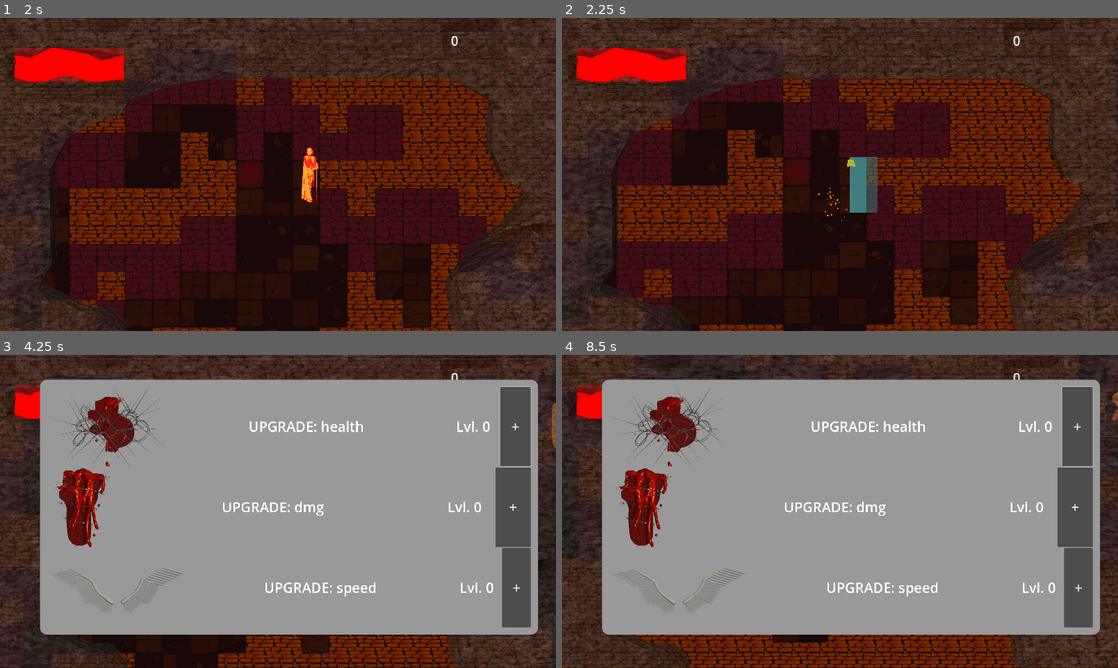
Above: before the commit, frames 1-4 (two rows, left to right).
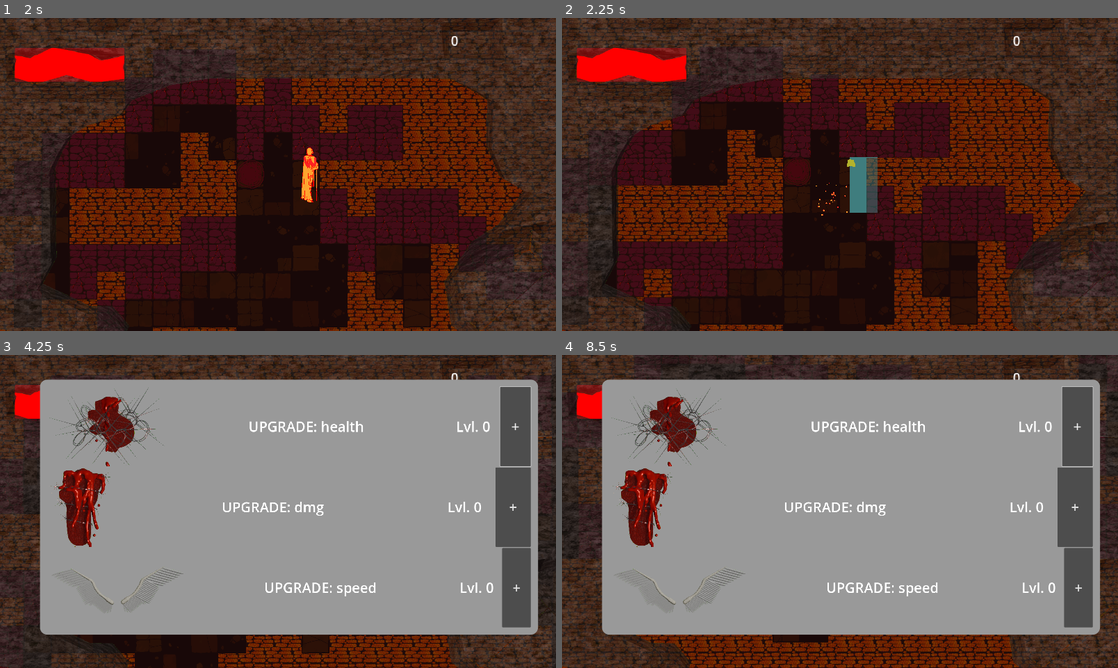
Above: after the commit, the same moments.

Repository: jible/capstone
Game: Godot game, scene res://scenes/testScenes/main_menu.tscn
The game is run twice, just before and just after one commit, with the same random seed, the same clock (stepped at 60 frames per second) and the same inputs. The engine's default icon, where the game draws it, is replaced by a stand-in: a white triangle on a blue panel in a dark square.
Inputs (mouse positions are in pixels of both pictures, inside the frame that each line leads up to):
- Up to frame 1 (2 s): click (278, 252) at 0.5 s; move the mouse to (400, 158) at 1.27 s; hold Right (right) from 1.28 s (still down); hold Space (attack) from 1.28 s (still down)
- Up to frame 2 (2.25 s): move the mouse to (728, 190) at 2.02 s; release Right (right) at 2.03 s; release Space (attack) at 2.03 s; hold Down (down) from 2.03 s (still down); tap Space (attack) at 2.1 s
- Up to frame 3 (4.25 s): move the mouse to (333, 442) at 2.77 s; release Down (down) at 2.78 s; hold Right (right) 2.78-3.53 s; hold Space (attack) 2.78-3.53 s; move the mouse to (250, 574) at 3.52 s; hold Tab (OpenUpgrades) from 3.53 s (still down); tap Space (attack) at 3.6 s
- Up to frame 4 (8.5 s): move the mouse to (1006, 558) at 4.27 s; release Tab (OpenUpgrades) at 4.28 s; hold Space (attack) 4.28-5.03 s; hold Left (left) 4.28-5.78 s; move the mouse to (673, 464) at 5.02 s; move the mouse to (867, 511) at 5.77 s; hold Down (down) 5.78-6.53 s; move the mouse to (756, 433) at 6.52 s; hold Right (right) 6.53-7.28 s; move the mouse to (962, 495) at 7.27 s; hold Tab (OpenUpgrades) 7.28-8.03 s; move the mouse to (728, 527) at 8.02 s; hold Right (right) from 8.03 s (still down); tap Space (attack) at 8.1 s

Frame 1 is identical in both runs. In frame 2, less than 0.1% of the frame differs, in the area x 45-52%, y 52-65%; in frame 3, 0.1%, in the area x 98-100%, y 15-30%; in frame 4, less than 0.1%.
Error after the commit: Invalid access to property or key '["name"]' on a base object of type 'Array'. (res://scripts/enemy_manager.gd:37)

Commit message:
broken
Need to swap to another branch to  show gameplay for meeting

Diff:
--- a/level_manager.gd
+++ b/level_manager.gd
@@ -2,8 +2,10 @@
 
 var current_level_index = 0
 var level_scene_reference
+var current_package
 
 func _ready():
+	update_current_package()
 	level_scene_reference = preload("res://scenes/prefabs/scene_config_package.tscn")
 	SignalBus.player_die.connect(reset_levels)
 
@@ -14,19 +16,36 @@
 	"lust_1",
 ]
 
+var default_enemy_package = {
+	"max_concurrent_enemies": 5,
+	"required_enemies" : 0,
+	"enemy_types":[
+		{
+			"name" : "infini_mouth",
+			"pool_size": 50,
+			"frequency": 1
+		}
+	]
+}
+
+
+var default_package = {
+	"name": "limbo_1",
+	"width": 100,
+	"height": 100,
+	"floor_tiles": 1200,
+	"gen_method": "walk",
+	"items" : [],
+	"end_distance": 100,
+	"tile_set": "path?",
+	"enemy_package": default_enemy_package,
+}
+
+
 var level_packages = {
 	# LIMBO SECTION
-
-	"limbo_1" : {
-		"name": "limbo_1",
-		"width": 100,
-		"height": 100,
-		"floor_tiles": 1200,
-		"gen_method": "walk",
-		"items" : [],
-		"end_distance": 100,
-		"tile_set": "path?"
-	},
+	# Limbo_1 can use the default for now. Modify it as you see fit.
+	"limbo_1" : {},
 	"limbo_2" : {
 		"name": "limbo_2",
 		"width": 100,
@@ -61,15 +80,29 @@
 	},
 }
 
-
+# Public functions
 func reset_levels():
 	current_level_index = 0
-
+	update_current_package()
 
 func go_next_level():
 	current_level_index += 1
+	update_current_package()
 	Globals.change_scene( level_scene_reference )
 
 
 func get_current_package():
-	return level_packages[level_order [ current_level_index ] ]
+	return current_package
+
+
+# Private functions
+func update_current_package():
+	var package = level_packages[level_order [ current_level_index ] ]
+	current_package = clean_up_package( package )
+
+# Takes package and fills it with default values in indicies that are not set
+func clean_up_package(package):
+	var new_package = default_package
+	for key in package.keys():
+		new_package[key] = package [key]
+	return new_package
--- a/scenes/prefabs/scene_config_package.tscn
+++ b/scenes/prefabs/scene_config_package.tscn
@@ -1,11 +1,60 @@
-[gd_scene load_steps=7 format=3 uid="uid://bugqksfg6vdn7"]
+[gd_scene load_steps=12 format=3 uid="uid://bugqksfg6vdn7"]
 
 [ext_resource type="Script" path="res://scenes/prefabs/scene_config_package.gd" id="1_qcfrr"]
 [ext_resource type="PackedScene" uid="uid://b0qchcd21rx5b" path="res://scenes/level_generator.tscn" id="2_1eor7"]
 [ext_resource type="PackedScene" uid="uid://c6kyubdgubp47" path="res://scenes/prefabs/player/player.tscn" id="3_5fksv"]
+[ext_resource type="Texture2D" uid="uid://ca6grrk71ix8f" path="res://assets/tilesets/wall_tileset.png" id="3_qveav"]
+[ext_resource type="Texture2D" uid="uid://duufxwo0sqfp" path="res://assets/tilesets/wall_tileset_v2.png" id="4_ojut0"]
 [ext_resource type="PackedScene" uid="uid://c611v6n8n75j1" path="res://scenes/prefabs/custom_camera.tscn" id="4_t24gl"]
 [ext_resource type="Script" path="res://scripts/enemy_manager.gd" id="5_e7sx3"]
 [ext_resource type="PackedScene" uid="uid://dfvsgbamdsiep" path="res://scenes/prefabs/ui_elements/HUD.tscn" id="6_14c2j"]
+
+[sub_resource type="TileSetAtlasSource" id="TileSetAtlasSource_18dq5"]
+resource_name = "walls"
+texture = ExtResource("3_qveav")
+texture_region_size = Vector2i(120, 120)
+0:0/0 = 0
+0:0/0/z_index = 1
+0:0/0/y_sort_origin = -100
+0:0/0/physics_layer_0/polygon_0/points = PackedVector2Array(60, 60, -60, 60, -60, -60, 60, -60)
+1:0/0 = 0
+1:0/0/z_index = 1
+1:0/0/y_sort_origin = 20
+2:0/0 = 0
+2:0/0/z_index = 2
+1:1/0 = 0
+1:1/0/z_index = 1
+1:1/0/y_sort_origin = 100
+0:1/0 = 0
+0:1/0/z_index = 2
+2:1/0 = 0
+2:1/0/z_index = 1
+2:1/0/y_sort_origin = 100
+
+[sub_resource type="TileSetAtlasSource" id="TileSetAtlasSource_5323x"]
+resource_name = "wallV2"
+texture = ExtResource("4_ojut0")
+texture_region_size = Vector2i(120, 120)
+0:0/0 = 0
+0:0/0/z_index = 1
+0:0/0/y_sort_origin = -100
+0:0/0/physics_layer_0/polygon_0/points = PackedVector2Array(-60, -60, -60, 60, 60, 60, 60, -60)
+1:0/0 = 0
+1:0/0/z_index = 1
+1:0/0/y_sort_origin = 20
+2:0/0 = 0
+2:0/0/z_index = 2
+0:1/0 = 0
+0:1/0/z_index = 2
+1:1/0 = 0
+2:1/0 = 0
+
+[sub_resource type="TileSet" id="TileSet_dw07b"]
+tile_size = Vector2i(120, 120)
+physics_layer_0/collision_layer = 3
+physics_layer_0/collision_mask = 3
+sources/1 = SubResource("TileSetAtlasSource_5323x")
+sources/0 = SubResource("TileSetAtlasSource_18dq5")
 
 [node name="Scene Config Package" type="Node2D" node_paths=PackedStringArray("level_generator", "camera", "player")]
 z_as_relative = false
@@ -17,6 +66,9 @@
 
 [node name="Level Generator" parent="." instance=ExtResource("2_1eor7")]
 world_seed = 2
+
+[node name="Ceiling" parent="Level Generator" index="3"]
+tile_set = SubResource("TileSet_dw07b")
 
 [node name="Player" parent="." instance=ExtResource("3_5fksv")]
 
--- a/scripts/enemy_manager.gd
+++ b/scripts/enemy_manager.gd
@@ -3,21 +3,36 @@
 @export var level_generator: Node2D
 
 @onready var player: Player = get_tree().get_first_node_in_group("Player")
-var max_living_enemies = 10
-var min_dist_from_player = 1000
+var min_dist_from_player = 2000
+var enemy_package
+var max_concurrent_enemies
+var required_enemies
 var time_since_check = 0
 var spawn_time = .2
 
-var enemy_info = {
-	 "basic_enemy": {
-		"path" : "res://scenes/prefabs/npcs/enemies/basic_enemy.tscn",
-		"amount": 50
-	},
+var name_to_path = {
+	 "infinimouth" : "res://scenes/prefabs/npcs/enemies/basic_enemy.tscn",
+
 }
 
 var enemy_pools: Dictionary = {}
 
 func _ready():
+	enemy_package = LevelManager.get_current_package().enemy_package
+
+	#
+	max_concurrent_enemies = enemy_package.max_concurrent_enemies
+	required_enemies =enemy_package.required_enemies
+
+	var enemy_info = []
+	var walk = 0
+
+	for enemy in enemy_package.enemy_types:
+		enemy_info.append(
+			[ "name",]
+		)
+
+
 	for key in enemy_info:
 		var value = enemy_info [key]
 		enemy_pools[key] = Pool.new( value.path, value.amount)
